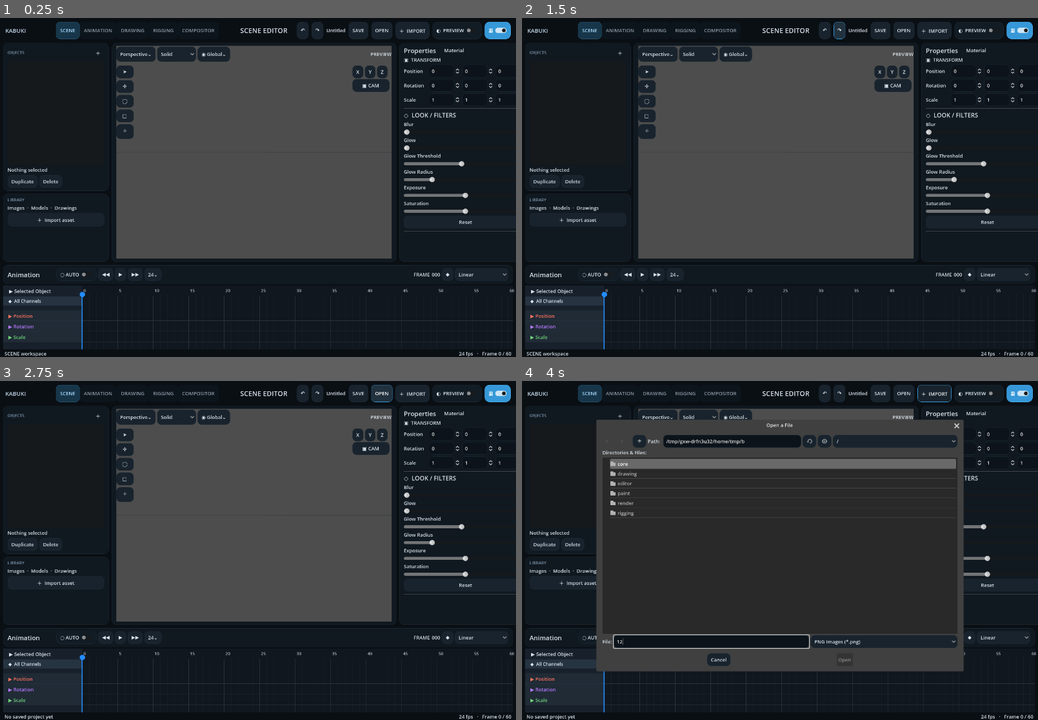
Above: before the commit, frames 1-4 (two rows, left to right).
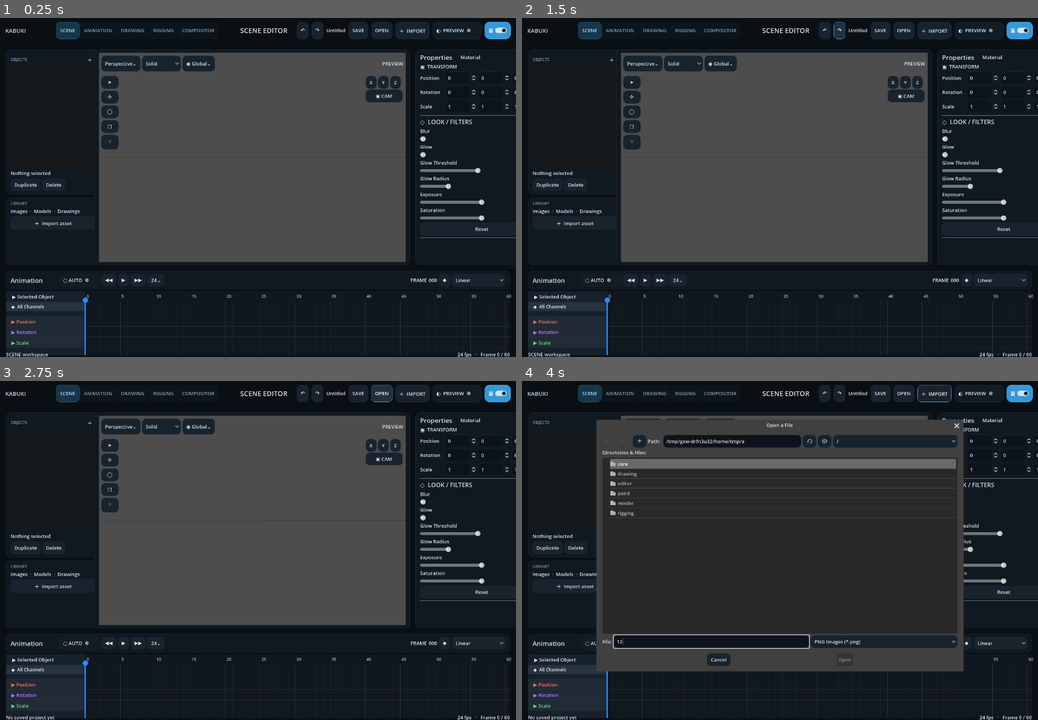
Above: after the commit, the same moments.

Repository: Onnevan/Kabuki
Game: Godot game, scene res://editor/main.tscn
The game is run twice, just before and just after one commit, with the same random seed, the same clock (stepped at 60 frames per second) and the same inputs.
Inputs (mouse positions are in pixels of both pictures, inside the frame that each line leads up to):
- Up to frame 1 (0.25 s): no input
- Up to frame 2 (1.5 s): click "↶" at 0.5 s; click "↷" at 1.25 s
- Up to frame 3 (2.75 s): click "OPEN" at 2 s
- Up to frame 4 (4 s): click "＋ IMPORT" at 2.75 s; click (712, 642) at 3.52 s; type "12" at 3.6 s

The runs differ from the first frame. In frame 1, 11% of the frame differs, in the area x 0-100%, y 7-100%; in frame 2, 11%; in frame 3, 11%; in frame 4, 4.0%.

Commit message:
Overhaul editor proportions around dominant canvas

Diff:
--- a/editor/main.gd
+++ b/editor/main.gd
@@ -2284,63 +2284,59 @@
 	var w: float = size.x
 	var h: float = size.y
 	if w < 900.0 or h < 600.0: return
-	var margin: float = 8.0
-	var top_h: float = 50.0
-	var status_h: float = 20.0
-	var timeline_h: float = clampf(h * 0.245, 190.0, 300.0)
-	var content_top: float = margin + top_h + 8.0
-	var content_bottom: float = h - status_h - timeline_h - 12.0
-	var content_h: float = maxf(260.0, content_bottom - content_top)
-	var left_w: float = clampf(w * 0.205, 220.0, 330.0)
-	var right_w: float = clampf(w * 0.22, 270.0, 360.0)
-	var center_left: float = margin + left_w + 8.0
-	var center_right: float = w - margin - right_w - 8.0
-
-	%LeftPanel.position = Vector2(margin, content_top)
-	%LeftPanel.size = Vector2(left_w, content_h)
-	%RightPanel.position = Vector2(center_right + 8.0, content_top)
-	%RightPanel.size = Vector2(right_w, content_h)
-
-	%ViewportFrame.position = Vector2(center_left, content_top)
-	%ViewportFrame.size = Vector2(maxf(320.0, center_right - center_left), content_h)
-	%EffectsEngine.position = %ViewportFrame.position
-	%EffectsEngine.size = %ViewportFrame.size
-
-	%ViewportTop.position = %ViewportFrame.position + Vector2(12.0, 10.0)
-	%ViewportTop.size = Vector2(maxf(100.0, %ViewportFrame.size.x - 24.0), 40.0)
-	%ToolRail.position = %ViewportFrame.position + Vector2(12.0, 60.0)
-	# Axis HUD is pinned to the viewport's top-right corner, independent of
-	# window size and side-panel widths.
-	var gizmo_size: Vector2 = %ViewGizmo.size
-	if gizmo_size.x <= 1.0: gizmo_size.x = 98.0
-	%ViewGizmo.position = %ViewportFrame.position + Vector2(%ViewportFrame.size.x - gizmo_size.x - 18.0, 60.0)
+	# App-like shell: generous gutters, narrow organizational drawers and a
+	# dominant canvas. The timeline is a proper editor, not a footer.
+	var outer: float = 16.0
+	var gap: float = 14.0
+	var top_h: float = 54.0
+	var status_h: float = 18.0
+	var timeline_h: float = clampf(h*0.235,190.0,285.0)
+	var content_top: float = outer+top_h+gap
+	var content_bottom: float = h-status_h-timeline_h-gap
+	var content_h: float = maxf(260.0,content_bottom-content_top)
+	var left_w: float = clampf(w*0.155,220.0,280.0)
+	var right_w: float = clampf(w*0.175,250.0,310.0)
+	var center_left: float = outer+left_w+gap
+	var center_right: float = w-outer-right_w-gap
+
+	%LeftPanel.position=Vector2(outer,content_top)
+	%LeftPanel.size=Vector2(left_w,content_h)
+	%RightPanel.position=Vector2(center_right+gap,content_top)
+	%RightPanel.size=Vector2(right_w,content_h)
+	%ViewportFrame.position=Vector2(center_left,content_top)
+	%ViewportFrame.size=Vector2(maxf(360.0,center_right-center_left),content_h)
+	%EffectsEngine.position=%ViewportFrame.position
+	%EffectsEngine.size=%ViewportFrame.size
+
+	%ViewportTop.position=%ViewportFrame.position+Vector2(18.0,16.0)
+	%ViewportTop.size=Vector2(maxf(100.0,%ViewportFrame.size.x-36.0),42.0)
+	%ToolRail.position=%ViewportFrame.position+Vector2(18.0,70.0)
+	var gizmo_size: Vector2=%ViewGizmo.size
+	if gizmo_size.x<=1.0: gizmo_size.x=98.0
+	%ViewGizmo.position=%ViewportFrame.position+Vector2(%ViewportFrame.size.x-gizmo_size.x-20.0,70.0)
 	if camera_view_active: _update_camera_frame_overlay()
-	%DrawingCanvas.position = %ViewportFrame.position
-	%DrawingCanvas.size = %ViewportFrame.size
-	# Drawing uses floating, inset control islands rather than desktop-style bars
-	# glued to the viewport edges.
-	var drawing_width: float = maxf(100.0,%ViewportFrame.size.x-112.0)
-	# Stable vertical tool rail: tools live here, never mixed with parameters.
-	%DrawingToolSurface.position = %ViewportFrame.position + Vector2(14.0,14.0)
-	%DrawingToolSurface.size = Vector2(54.0,minf(590.0,%ViewportFrame.size.y-28.0))
-	%DrawingToolRail.position = %DrawingToolSurface.position + Vector2(6.0,7.0)
-	%DrawingToolRail.size = Vector2(42.0,maxf(100.0,%DrawingToolSurface.size.y-14.0))
-	# The top HUD contains only parameters for the current tool.
-	%DrawingContextSurface.position = %ViewportFrame.position + Vector2(78.0,14.0)
-	%DrawingContextSurface.size = Vector2(drawing_width,46.0)
-	%DrawingBar.position = %DrawingContextSurface.position + Vector2(10.0,5.0)
-	%DrawingBar.size = Vector2(maxf(80.0,drawing_width-20.0),36.0)
-	# Local canvas animation sits close to time, not beside painting tools.
-	%DrawingAnimBar.position = %ViewportFrame.position + Vector2(82.0,%ViewportFrame.size.y-46.0)
-	%DrawingAnimBar.size = Vector2(maxf(80.0,drawing_width-8.0),34.0)
-
-	%Bottom.position = Vector2(margin, content_bottom + 8.0)
-	%Bottom.size = Vector2(w - margin * 2.0, timeline_h)
-	%StatusBar.position = Vector2(12.0, h - status_h)
-	%StatusBar.size = Vector2(w - 24.0, status_h)
-
-	# ViewportContainer has stretch=true, so it owns SceneViewport sizing.
-	# Setting SubViewport.size here causes a warning on every resize event.
+	%DrawingCanvas.position=%ViewportFrame.position
+	%DrawingCanvas.size=%ViewportFrame.size
+
+	# Drawing: compact floating rail + contextual capsule. No full-width chrome.
+	var rail_h: float = minf(610.0,%ViewportFrame.size.y-42.0)
+	%DrawingToolSurface.position=%ViewportFrame.position+Vector2(18.0,18.0)
+	%DrawingToolSurface.size=Vector2(58.0,rail_h)
+	%DrawingToolRail.position=%DrawingToolSurface.position+Vector2(8.0,8.0)
+	%DrawingToolRail.size=Vector2(42.0,maxf(100.0,rail_h-16.0))
+	var hud_w: float = minf(650.0,maxf(260.0,%ViewportFrame.size.x-126.0))
+	%DrawingContextSurface.position=%ViewportFrame.position+Vector2(90.0,18.0)
+	%DrawingContextSurface.size=Vector2(hud_w,50.0)
+	%DrawingBar.position=%DrawingContextSurface.position+Vector2(12.0,7.0)
+	%DrawingBar.size=Vector2(hud_w-24.0,36.0)
+	%DrawingAnimBar.position=%ViewportFrame.position+Vector2(92.0,%ViewportFrame.size.y-50.0)
+	%DrawingAnimBar.size=Vector2(minf(600.0,%ViewportFrame.size.x-130.0),34.0)
+
+	%Bottom.position=Vector2(outer,content_bottom+gap)
+	%Bottom.size=Vector2(w-outer*2.0,timeline_h)
+	%StatusBar.position=Vector2(outer,h-status_h)
+	%StatusBar.size=Vector2(w-outer*2.0,status_h)
+
 
 func _on_timeline_key_selected(path: String, frame: int, mode: String) -> void:
 	%KeyInterpolationPanel.visible = true
